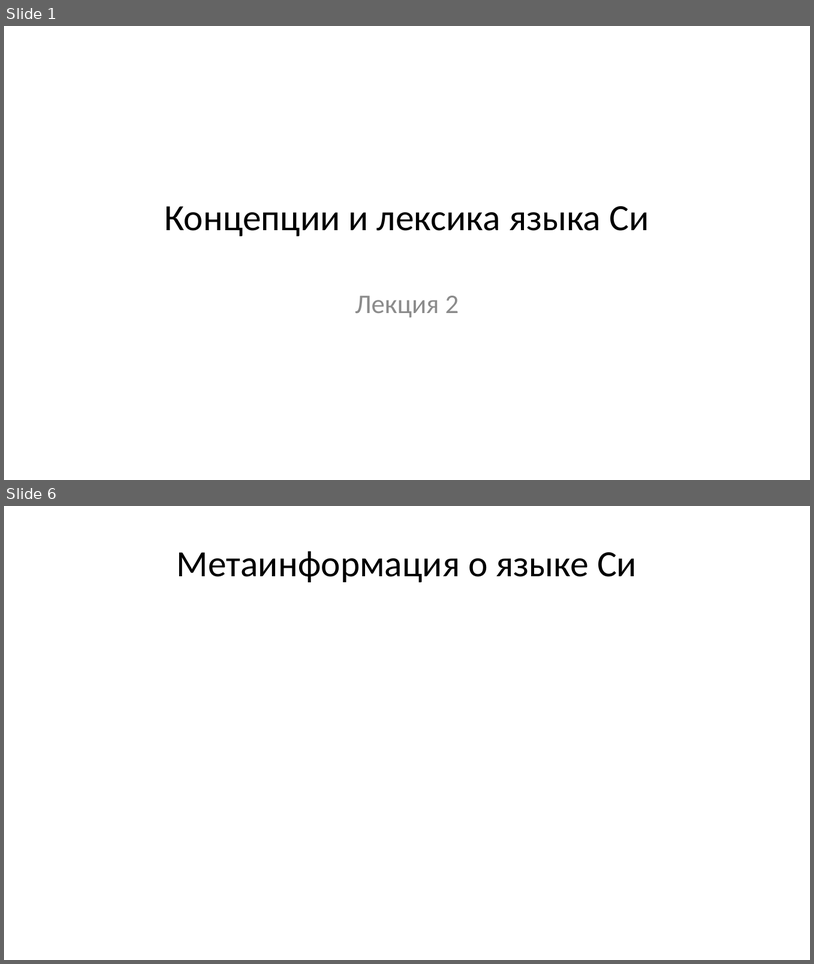
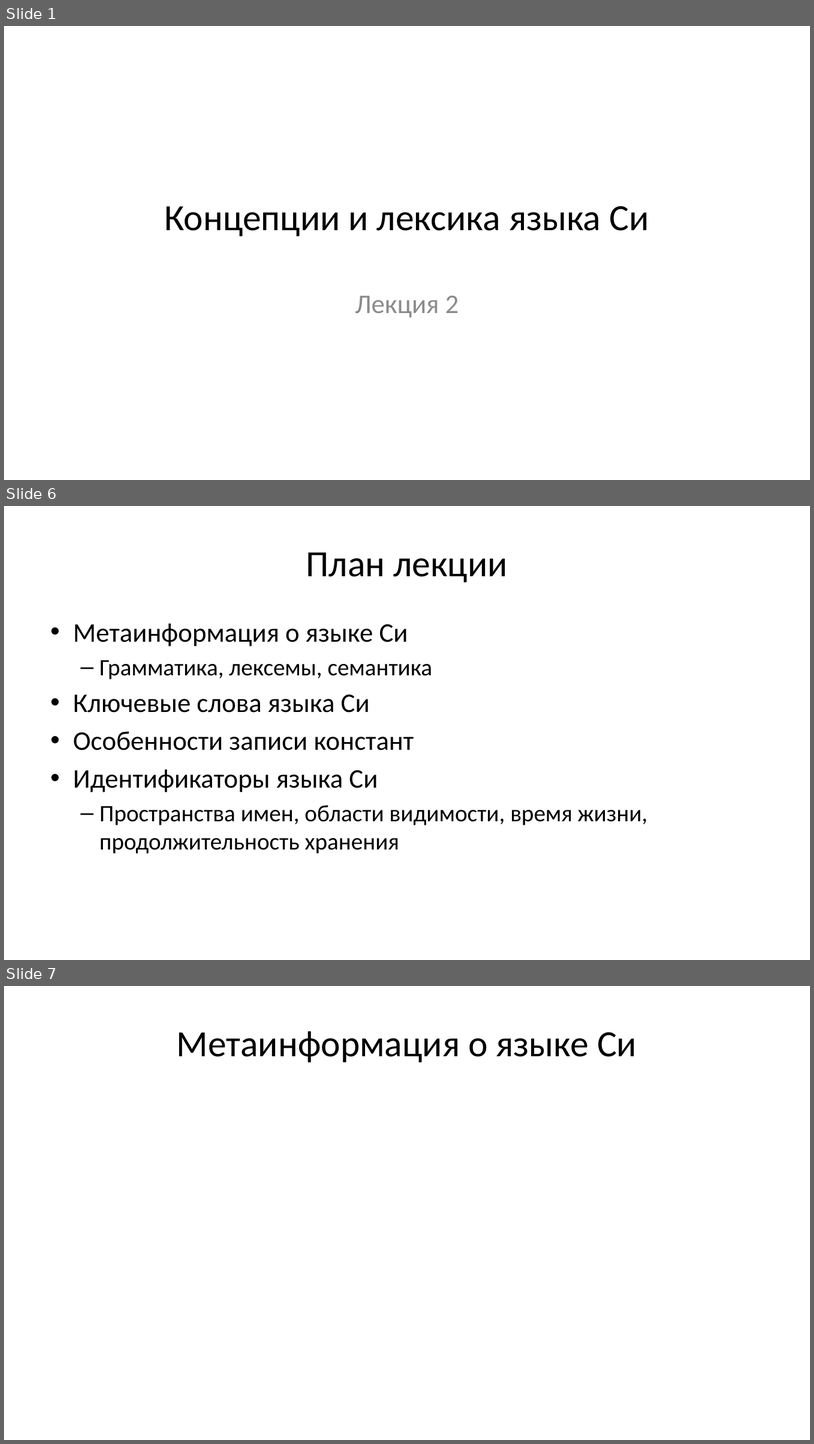
Before and after one commit to Evgueni-Petrov-aka-espetrov/Algorithms-and-Programming-in-C-pptx, a slide deck: 02.75 Лексика и концепции языка Си.pptx. Shown one above the other, each under a label of ours: slides 1 and 6 before the commit, slides 1, 6 and 7 after it; the slides between them are not shown. The pictures are 814x964 and 814x1444 pixels, drawn with LibreOffice and Linux fonts; fonts in the diff are those of the drawing. Boxes give left, top, right and bottom in pixels: in the first picture for what was removed or moved away, otherwise in the second. Text is boxed around its words. In the diff, an @@ line names an element or a change of style, - is before the commit and + after.

```diff
--- a/02.75 Лексика и концепции языка Си.pptx
+++ b/02.75 Лексика и концепции языка Си.pptx
@@ slide 6 added at <box>4,506,810,960</box>, background #FFFFFF @@
@@ title added at <box>306,552,507,582</box>, 44 pt, text #000000 @@
+План лекции
@@ text added at <box>73,623,648,853</box>, 28 pt, text #000000 @@
+• Метаинформация о языке Си
+  – Грамматика, лексемы, семантика
+• Ключевые слова языка Си
+• Особенности записи констант
+• Идентификаторы языка Си
+  – Пространства имен, области видимости, время жизни, продолжительность хранения
@@ what was slide 6 is now slide 7 @@
```
Also in this commit, not shown: 9 slides changed.
